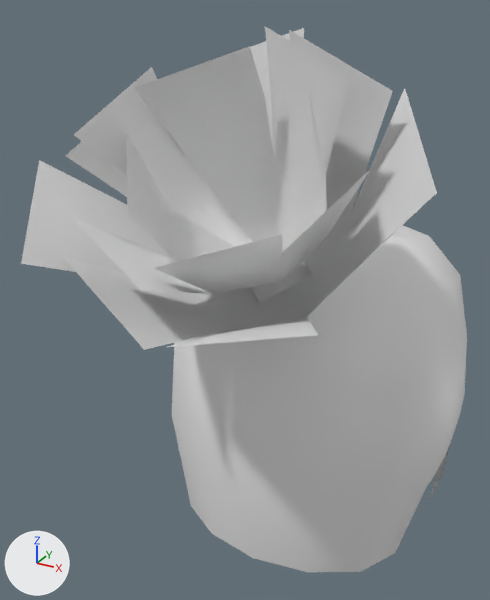
Renders of the glTF model assets/Converted Models/HairStyle/Human Male/Martial arts male hair 18.glb from each side of a commit.
One viewpoint serves both versions: a camera (50 mm lens) standing at (0.127, -0.314, 0.265) and looking at (-0.027, -0.035, 0.125). Lighting does not change. The marker at lower left points along +X, +Y and +Z. The older version comes first.

Names of what the first picture shows: 'modelͷ��_0'.
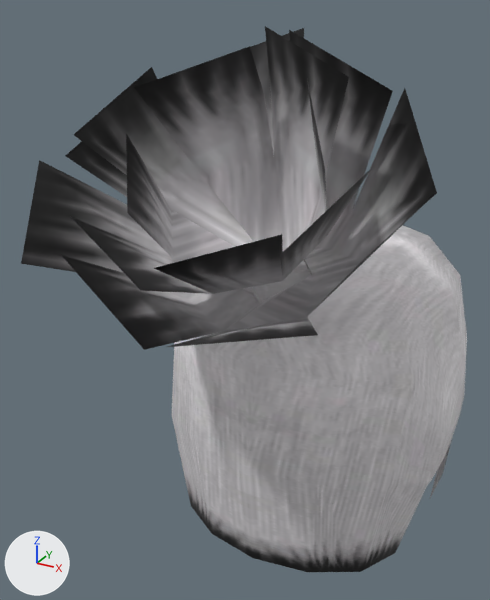
What differs and where, as boxes [x1, y1, x2, y2] in the pictures (490 x 600 px):
'modelͷ��_0', recoloured (white to grey)
    both: [21, 26, 465, 572]

What the commit changed:
Picture 'tex_2251939496341131144.dds' (img_tex_2251939496341131144_dds) is new.
Material 'model头发_0_mat' (mat_model头发_0_mat) is new.
Its texture is img_tex_2251939496341131144_dds.
me_modelͷ___0 has 137 vertices, 182 faces and spans x -0.081..0.081, y -0.153..0.108, z -0.015..0.256.
me_modelͷ___0 gains material mat_model头发_0_mat (picture img_tex_2251939496341131144_dds).
